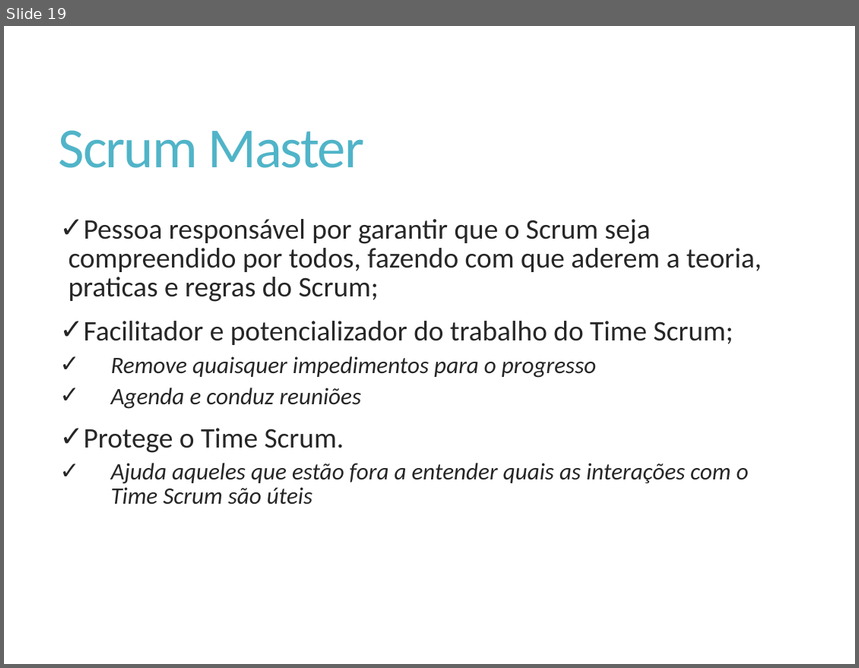
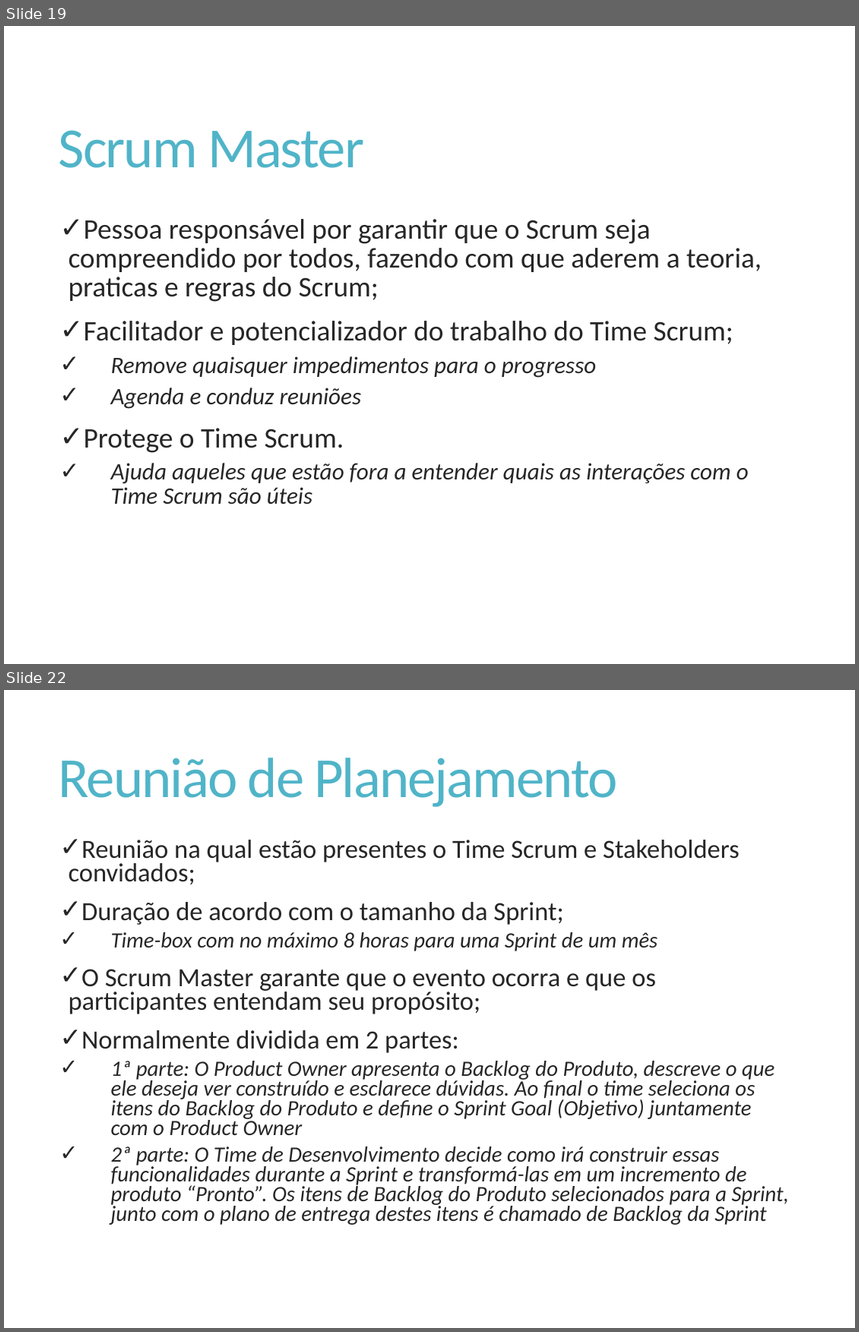
Before and after one commit to Elton-Garbin/TCC-2016, a slide deck: StartIdea/StartIdea.Docs/Apresentacao.pptx. Shown one above the other, each under a label of ours: slide 19 before the commit, slides 19 and 22 after it; the slides between them are not shown. The pictures are 859x668 and 859x1332 pixels, drawn with LibreOffice and Linux fonts; fonts in the diff are those of the drawing. Boxes give left, top, right and bottom in pixels: in the first picture for what was removed or moved away, otherwise in the second. Text is boxed around its words. In the diff, an @@ line names an element or a change of style, - is before the commit and + after.

Commit message:
Eventos Scrum

```diff
--- a/StartIdea/StartIdea.Docs/Apresentacao.pptx
+++ b/StartIdea/StartIdea.Docs/Apresentacao.pptx
@@ slide 22 added at <box>4,690,855,1328</box>, background #FFFFFF @@
@@ title added at <box>59,758,618,807</box>, 48 pt, text #50B4C8 @@
+Reunião de Planejamento
@@ text added at <box>69,840,789,1225</box>, 18.5 pt, text #262626, italic @@
+✓ Reunião na qual estão presentes o Time Scrum e Stakeholders convidados;
+✓ Duração de acordo com o tamanho da Sprint;
+    ✓ Time-box com no máximo 8 horas para uma Sprint de um mês
+✓ O Scrum Master garante que o evento ocorra e que os participantes entendam seu propósito;
+✓ Normalmente dividida em 2 partes:
+    ✓ 1ª parte: O Product Owner apresenta o Backlog do Produto, descreve o que ele deseja ver construído e esclarece dúvidas. Ao final o time seleciona os itens do Backlog do Produto e define o Sprint Goal (Objetivo) juntamente com o Product Owner
+    ✓ 2ª parte: O Time de Desenvolvimento decide como irá construir essas funcionalidades durante a Sprint e transformá-las em um incremento de produto “Pronto”. Os itens de Backlog do Produto selecionados para a Sprint, junto com o plano de entrega destes itens é chamado de Backlog da Sprint
```
Also in this commit, not shown: 1 slide changed, 5 other slides added, 1 slide removed.
